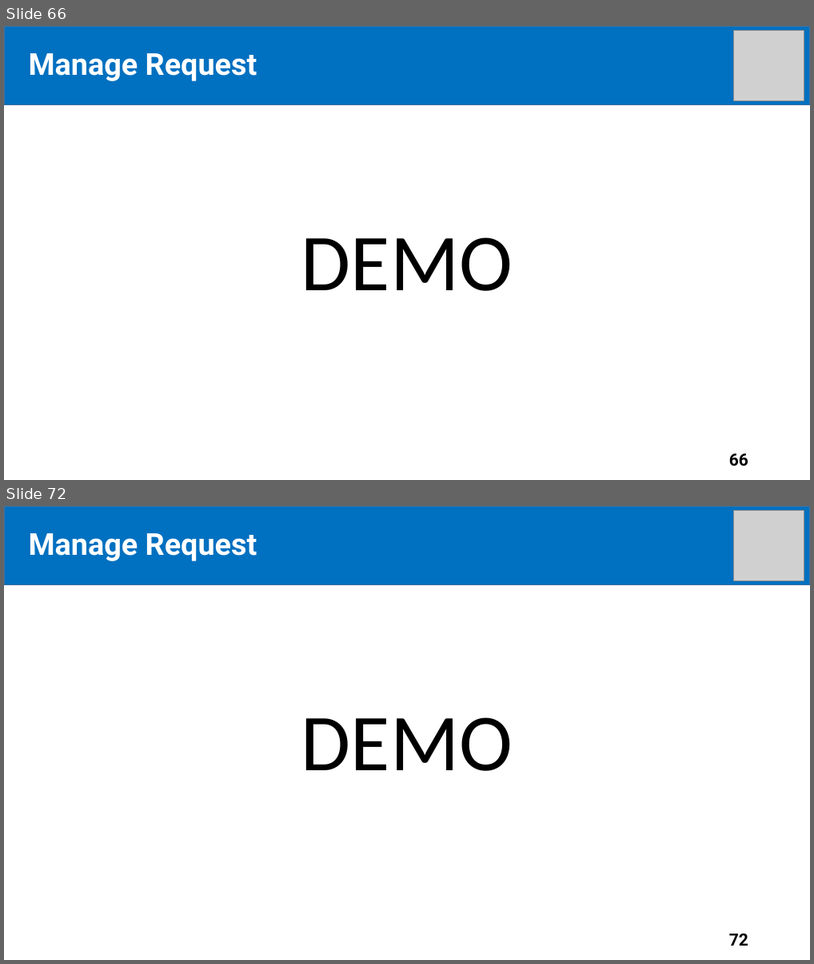
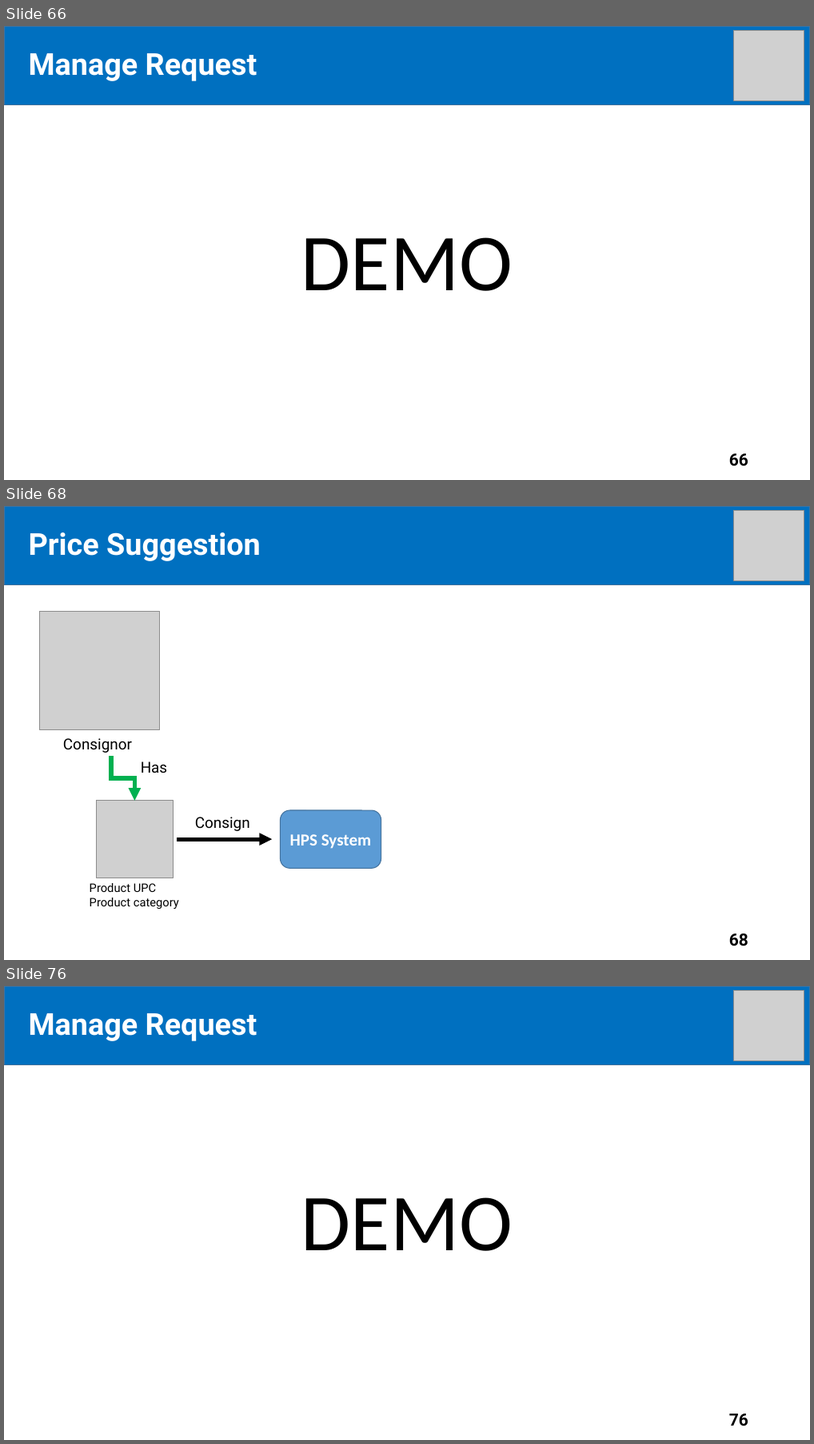
Before and after one commit to tiendan3108/CP, a slide deck: Source/Presentation/PreFinalPresentation.pptx. Shown one above the other, each under a label of ours: slides 66 and 72 before the commit, slides 66, 68 and 76 after it; the slides between them are not shown. The pictures are 814x964 and 814x1444 pixels, drawn with LibreOffice and Linux fonts; fonts in the diff are those of the drawing; grey boxes stand for pictures. Boxes give left, top, right and bottom in pixels: in the first picture for what was removed or moved away, otherwise in the second. Text is boxed around its words. In the diff, an @@ line names an element or a change of style, - is before the commit and + after.

```diff
--- a/Source/Presentation/PreFinalPresentation.pptx
+++ b/Source/Presentation/PreFinalPresentation.pptx
@@ slide 68 added at bbox=[4, 506, 810, 960], background #FFFFFF @@
@@ rectangle added at bbox=[4, 506, 810, 584], fill #0070C0, outline #43739E 1 pt @@
@@ picture added at bbox=[734, 510, 804, 580] @@
@@ text added at bbox=[29, 532, 261, 561], 36 pt, text #FFFFFF, bold @@
+Price Suggestion
@@ title added at bbox=[50, 536, 170, 561], 44 pt, text #FFFFFF, bold @@
+Outline
@@ picture added at bbox=[39, 612, 159, 730] @@
@@ text added at bbox=[63, 738, 132, 752], 18 pt, text #000000 @@
+Consignor
@@ elbow arrow added from (111, 756) to (134, 800), #00B050 5 pt @@
@@ text added at bbox=[141, 761, 167, 772], 18 pt, text #000000 @@
+Has
@@ picture added at bbox=[96, 800, 174, 878] @@
@@ text added at bbox=[195, 816, 250, 831], 18 pt, text #000000 @@
+Consign
@@ rounded rectangle added at bbox=[281, 810, 382, 868], fill #5B9BD5, outline #43739E 1 pt, 20 pt, text #FFFFFF, bold @@
+HPS System
@@ elbow arrow added from (177, 839) to (272, 839), #000000 5 pt @@
@@ text added at bbox=[90, 883, 179, 908], 14 pt, text #000000 @@
+Product UPC
+Product category
@@ page number added at bbox=[730, 933, 749, 946], 20 pt, text #000000, bold @@
+68
@@ what was slide 72 is now slide 76 @@
@@ page number at bbox=[730, 1413, 749, 1426]: text changed @@
-72
+76
```
Also in this commit, not shown: 2 slides changed, 9 other slides added.
